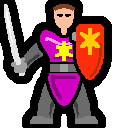
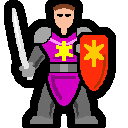
Before/after of a 128x128 layered artwork. What changed in the layer stack:
hid "shieldemb copy" over <box>80,28,100,55</box>
hid "shield copy" over <box>76,24,104,80</box>
hid "shield#2" over <box>72,32,77,41</box>
hid "shieldshad" over <box>69,21,107,83</box>
showed "shieldemb" over <box>84,40,104,67</box>
showed "shield" over <box>80,35,108,91</box>
showed "shield#1" over <box>76,44,81,53</box>
showed "sshad2" over <box>73,32,111,94</box>
added layer "New Layer#1" above "belt" over <box>31,24,97,46</box>
showed "sword copy#2" over <box>12,8,33,80</box>
showed "hand2 copy" over <box>22,65,35,77</box>
showed "arm2 copy" over <box>25,39,48,71</box>
hid "sword copy#1" over <box>4,4,25,76</box>
hid "hand" over <box>14,61,27,73</box>
hid "arm" over <box>17,43,43,69</box>
added layer "face#2" above "face#1" over <box>4,0,116,99</box>
hid "face#1", painted on it over <box>0,0,112,99</box>
